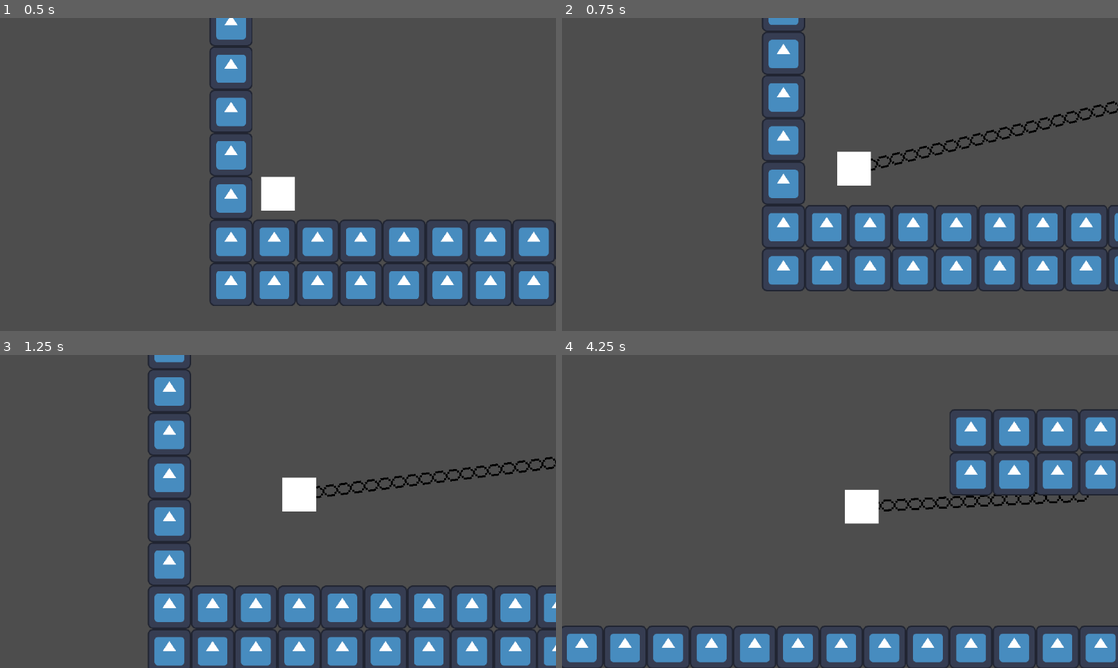
Above: before the commit, frames 1-4 (two rows, left to right).
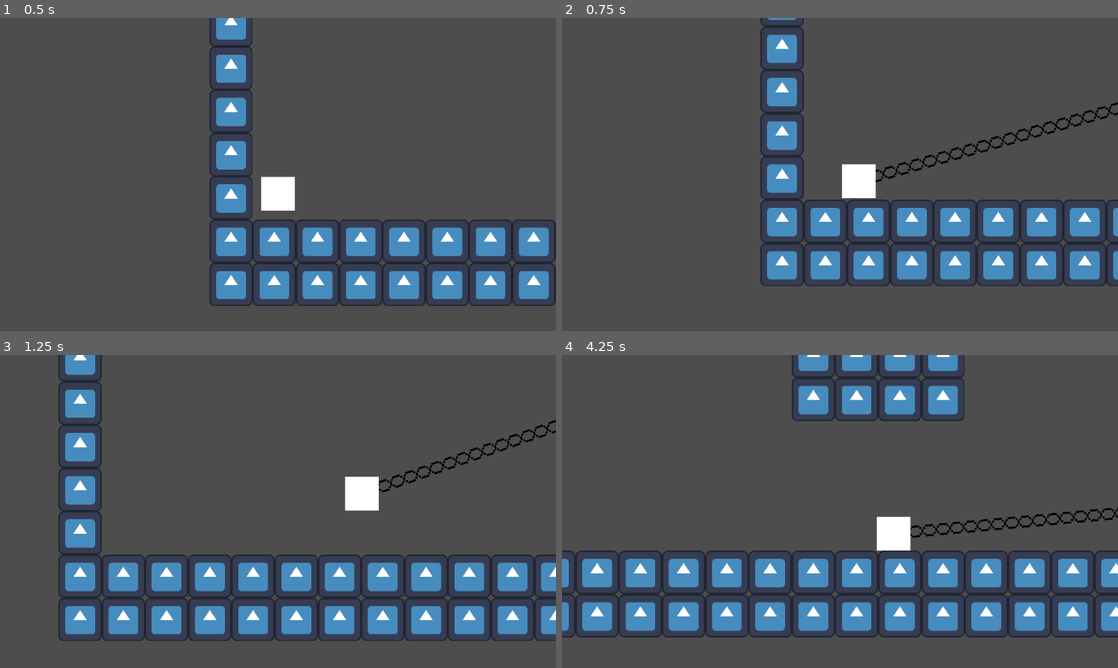
Above: after the commit, the same moments.

Repository: LitheFulminare/Operation-Venulysian
Game: Godot game, scene res://Game scenes/Prototyping.tscn
Same seed, same stepped clock (60 frames per second), same inputs: the game is played once before the commit and once after it. The engine's default icon, where the game draws it, is replaced by a stand-in: a white triangle on a blue panel in a dark square.
Inputs (mouse positions are in pixels of both pictures, inside the frame that each line leads up to):
- Up to frame 1 (0.5 s): no input
- Up to frame 2 (0.75 s): move the mouse to (962, 158) at 0.52 s; hold D (Right) from 0.53 s (still down); tap F (Grappling Hook) at 0.6 s
- Up to frame 3 (1.25 s): keep holding D (Right); tap W (Up) at 0.77 s
- Up to frame 4 (4.25 s): move the mouse to (728, 527) at 1.27 s; tap Shift (Dash) at 1.35 s; tap W (Up) at 1.52, 3.02, 3.77 s; tap F (Grappling Hook) at 1.55, 2.1, 3.05, 3.6 s; move the mouse to (895, 442) at 2.02 s; release D (Right) at 2.03 s; hold A (Left) 2.03-2.78 s; move the mouse to (812, 574) at 2.77 s; hold D (Right) from 2.78 s (still down); click (812, 574) at 2.85 s; move the mouse to (1006, 558) at 3.52 s

Frame 1 is identical in both runs. In frame 2, 12% of the frame differs, in the area x 35-100%, y 0-88%; in frame 3, 28%; in frame 4, 35%, in the area x 0-100%, y 0-100%.

Commit message:
hover in air after cancelling grappling hook

Diff:
--- a/Operation Venulysian/Components/Entity/movement_controller.gd
+++ b/Operation Venulysian/Components/Entity/movement_controller.gd
@@ -2,7 +2,7 @@
 extends Node
 
 @export_group("Components")
-@export var character_body: CharacterBody2D
+@export var character_body: Player
 @export var dash_duration_timer: Timer
 @export var dash_cooldown_timer: Timer
 
@@ -22,6 +22,10 @@
 @onready var dash_speed: float = walk_speed * dash_speed_multiplier
 
 func move(delta: float) -> void:
+	if character_body.is_in_grappling_hook:
+		character_body.grappling_hook_component.update_grappling_hook()
+		return
+
 	if !character_body.is_on_floor() && !is_dashing:
 		character_body.velocity += character_body.get_gravity() * delta
 
@@ -56,7 +60,12 @@
 		character_body.velocity.x = direction * walk_speed
 		is_looking_right = direction > 0
 	else:
-		character_body.velocity.x = move_toward(character_body.velocity.x, 0, walk_speed)
+		if character_body.is_on_floor():
+			character_body.grappling_hook_component.hovering = false
+		if character_body.grappling_hook_component.hovering:
+			character_body.velocity.x = move_toward(character_body.velocity.x, 0, 10)
+		else:
+			character_body.velocity.x = move_toward(character_body.velocity.x, 0, walk_speed)
 
 	character_body.move_and_slide()
 
--- a/Operation Venulysian/Player/grappling_hook_controller.gd
+++ b/Operation Venulysian/Player/grappling_hook_controller.gd
@@ -15,17 +15,22 @@
 var current_grappling_point: GrapplingPoint
 var raycast_collision_point: Vector2
 var mouse_position: Vector2
+var hovering: bool = false
 
 func _ready() -> void:
 	line2d.visible = false
 
 func _process(delta: float) -> void:
+	return
 	if player.is_in_grappling_hook:
 		update_grappling_hook()
 
 func _physics_process(delta: float) -> void:
 	if Input.is_action_just_pressed("Grappling Hook"):
-		use_grappling_hook()
+		if player.is_in_grappling_hook:
+			stop_using_grappling_hook()
+		else:
+			use_grappling_hook()
 
 # called once when the player presses Grappling Hook button
 func use_grappling_hook() -> void:
@@ -50,7 +55,14 @@
 
 	var direction = raycast_collision_point - player.global_position
 	direction = direction.normalized()
-	player.velocity = direction * 2000
+	player.velocity += direction * 40
+
+	player.move_and_slide()
+
+func stop_using_grappling_hook() -> void:
+	player.is_in_grappling_hook = false
+	line2d.visible = false
+	hovering = true
 
 #region Old grappling hook logic
 
